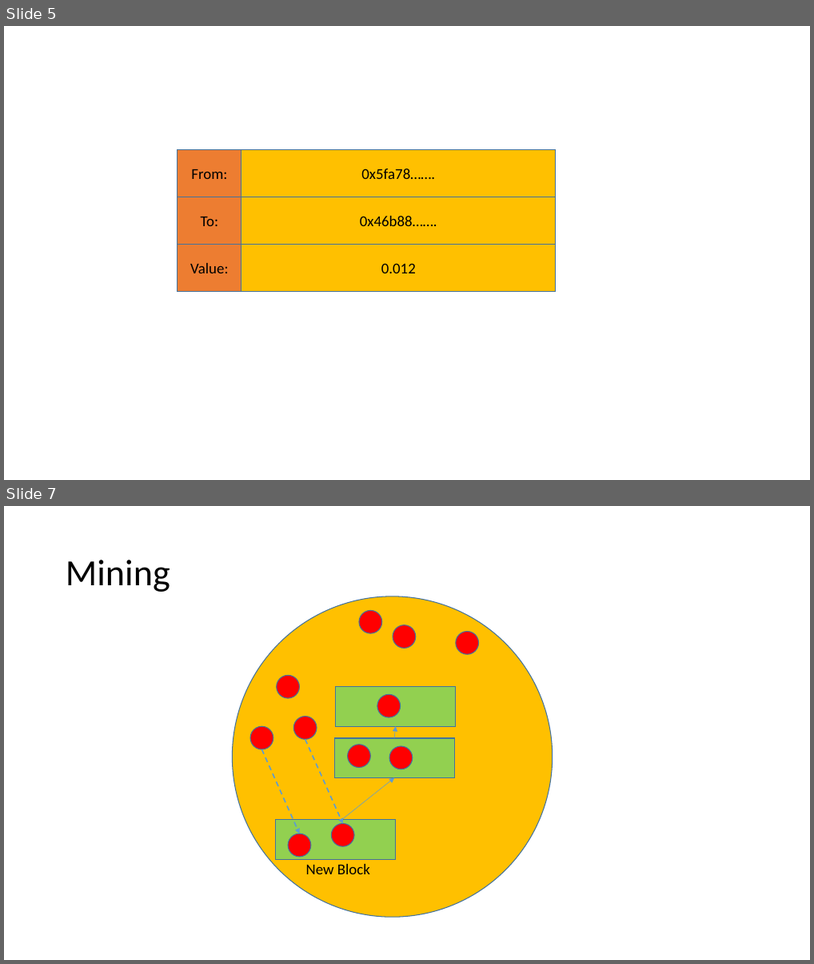
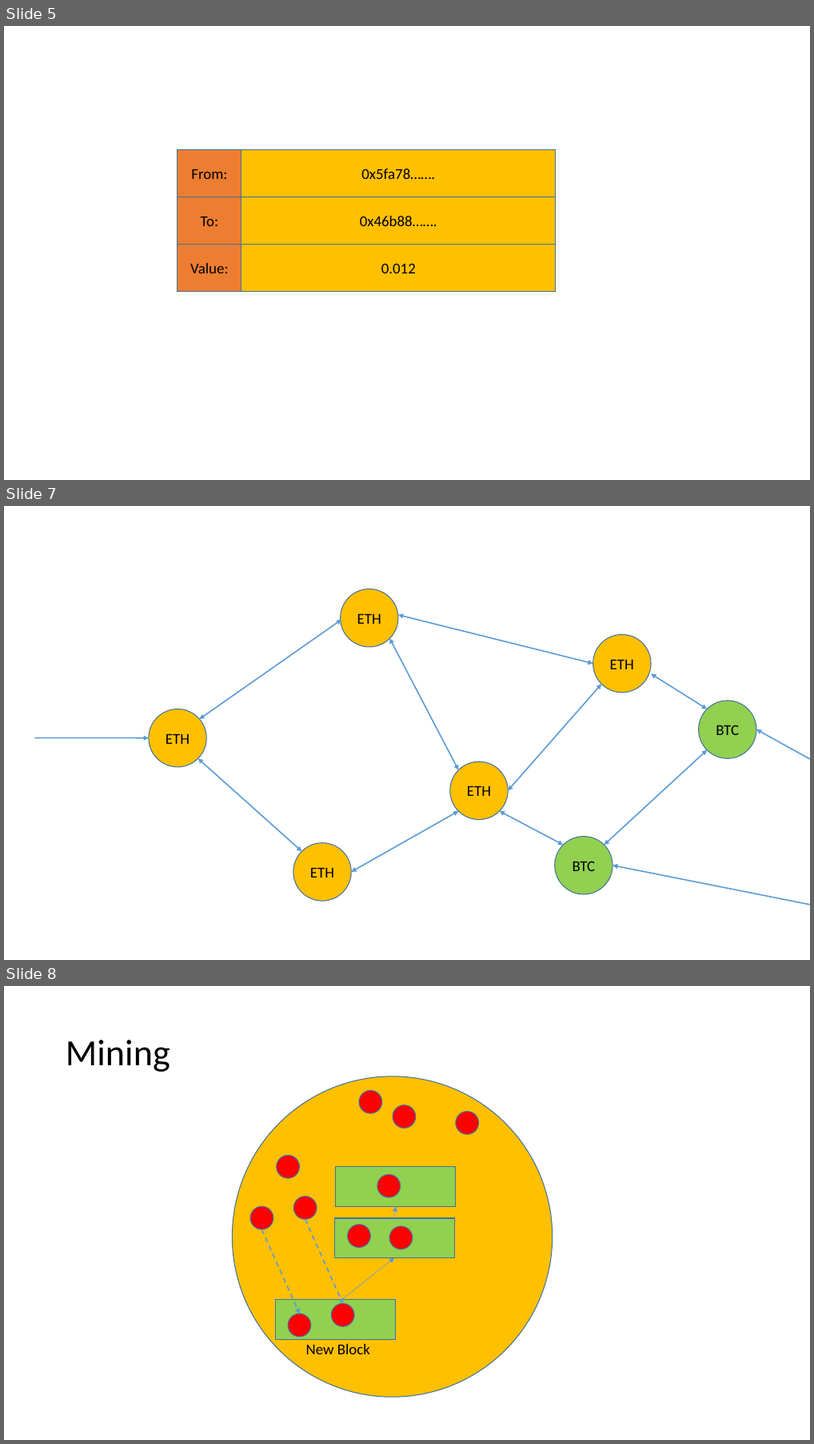
Before and after one commit to ajlopez/Talks, a slide deck: ConnBlockchains/images/BlockchainImages.pptx. Shown one above the other, each under a label of ours: slides 5 and 7 before the commit, slides 5, 7 and 8 after it; the slides between them are not shown. The pictures are 814x964 and 814x1444 pixels, drawn with LibreOffice and Linux fonts; fonts in the diff are those of the drawing. Boxes give left, top, right and bottom in pixels: in the first picture for what was removed or moved away, otherwise in the second. Text is boxed around its words. In the diff, an @@ line names an element or a change of style, - is before the commit and + after.

```diff
--- a/ConnBlockchains/images/BlockchainImages.pptx
+++ b/ConnBlockchains/images/BlockchainImages.pptx
@@ slide 7 added at [4,506,810,960], background #FFFFFF @@
@@ ellipse added at [340,589,398,647], fill #FFC000, outline #43739E 1 pt, 18 pt, text #000000 @@
+ETH
@@ double arrow added from (199, 719) to (342, 620), #5B9BD5 1.5 pt @@
@@ double arrow added from (398, 615) to (594, 664), #5B9BD5 1.5 pt @@
@@ double arrow added from (390, 639) to (459, 770), #5B9BD5 1.5 pt @@
@@ ellipse added at [594,634,651,692], fill #FFC000, outline #43739E 1 pt, 18 pt, text #000000 @@
+ETH
@@ double arrow added from (651, 673) to (707, 708), #5B9BD5 1.5 pt @@
@@ double arrow added from (509, 790) to (602, 684), #5B9BD5 1.5 pt @@
@@ ellipse added at [149,708,206,767], fill #FFC000, outline #43739E 1 pt, 18 pt, text #000000 @@
+ETH
@@ ellipse added at [699,700,757,758], fill #92D050, outline #43739E 1 pt, 18 pt, text #000000 @@
+BTC
@@ arrow added from (35, 738) to (149, 738), #5B9BD5 1.5 pt @@
@@ double arrow added from (757, 729) to (810, 790), #5B9BD5 1.5 pt @@
@@ double arrow added from (198, 758) to (302, 852), #5B9BD5 1.5 pt @@
@@ ellipse added at [450,761,509,820], fill #FFC000, outline #43739E 1 pt, 18 pt, text #000000 @@
+ETH
@@ double arrow added from (605, 844) to (707, 750), #5B9BD5 1.5 pt @@
@@ double arrow added from (351, 872) to (459, 811), #5B9BD5 1.5 pt @@
@@ double arrow added from (500, 811) to (563, 844), #5B9BD5 1.5 pt @@
@@ ellipse added at [555,836,613,894], fill #92D050, outline #43739E 1 pt, 18 pt, text #000000 @@
+BTC
@@ ellipse added at [294,842,352,900], fill #FFC000, outline #43739E 1 pt, 18 pt, text #000000 @@
+ETH
@@ double arrow added from (613, 865) to (810, 914), #5B9BD5 1.5 pt @@
@@ what was slide 7 is now slide 8 @@
```
Also in this commit, not shown: 1 slide changed.
